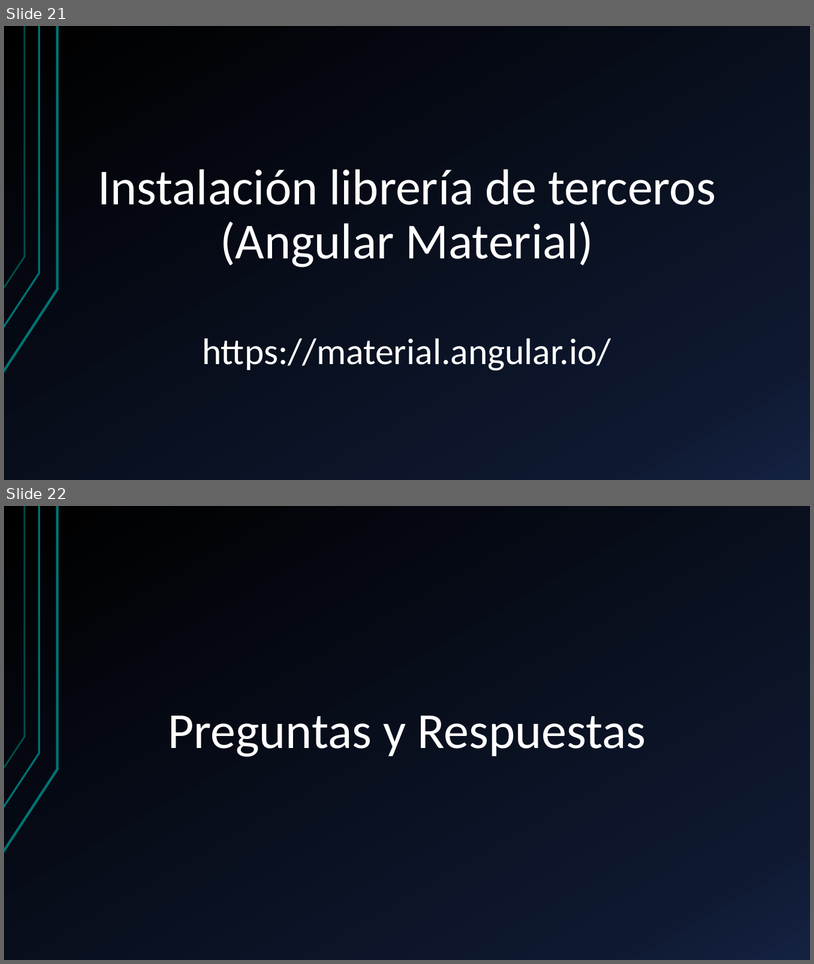
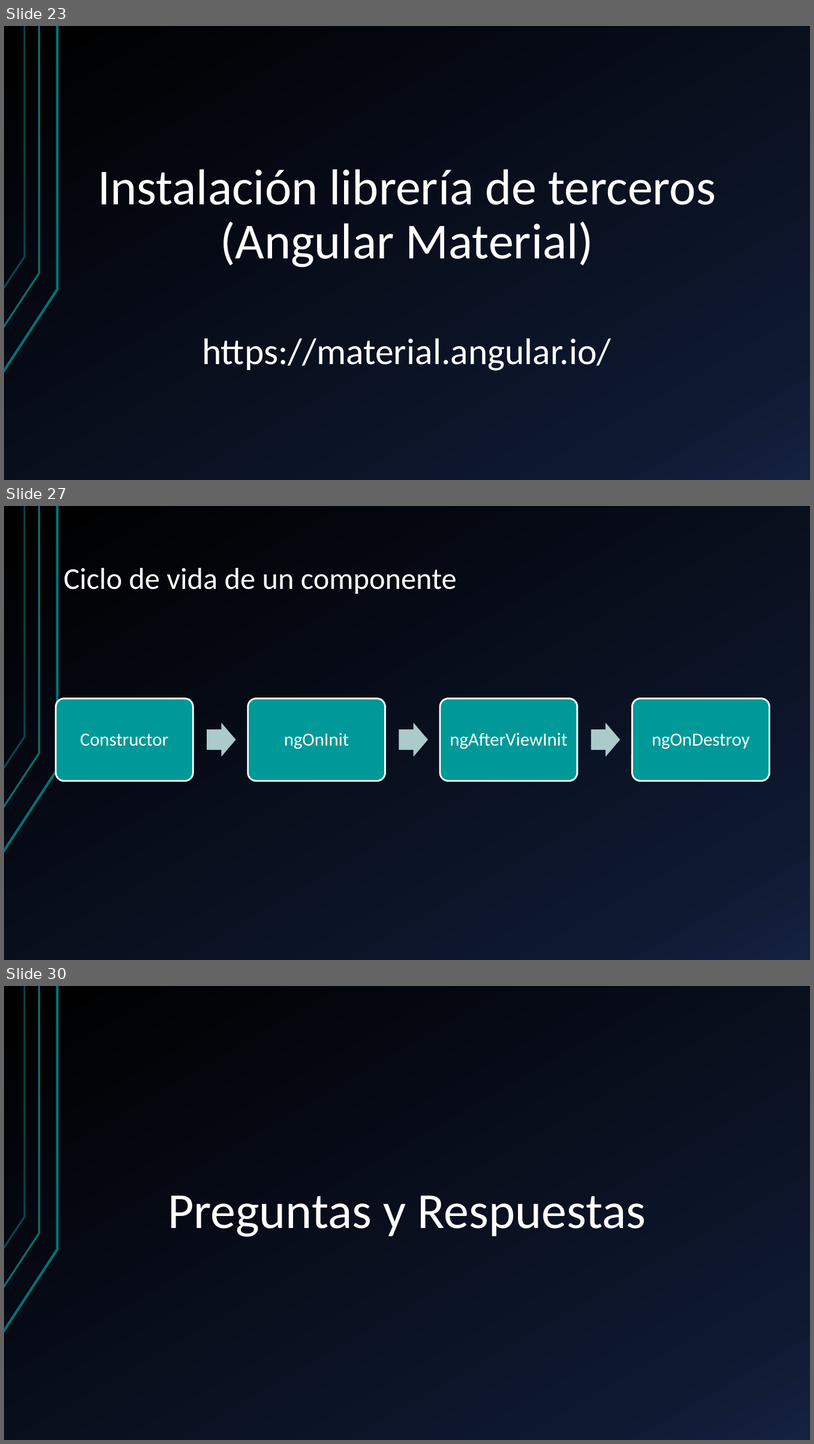
Before and after one commit to KevinToala/capacitacionAngular, a slide deck: Angular.pptx. Shown one above the other, each under a label of ours: slides 21 and 22 before the commit, slides 23, 27 and 30 after it; the slides between them are not shown. The pictures are 814x964 and 814x1444 pixels, drawn with LibreOffice and Linux fonts; fonts in the diff are those of the drawing. Boxes give left, top, right and bottom in pixels: in the first picture for what was removed or moved away, otherwise in the second. Text is boxed around its words. In the diff, an @@ line names an element or a change of style, - is before the commit and + after.

```diff
--- a/Angular.pptx
+++ b/Angular.pptx
@@ slide 27 added at (4, 506, 810, 960), background gradient #000000 to #0F1931 to #142242; not listed: 3 template elements that a slide beside it also shows @@
@@ title added at (63, 568, 457, 594), 36 pt, text #FFFFFF @@
+Ciclo de vida de un componente
@@ group added at (56, 699, 770, 781): 4 rounded rectangles, 4 texts, 3 right arrows @@
+Constructor
+ngOnInit
+ngAfterViewInit
+ngOnDestroy
@@ what was slide 21 is now slide 23 @@
@@ what was slide 22 is now slide 30 @@
```
Also in this commit, not shown: 8 other slides added.
